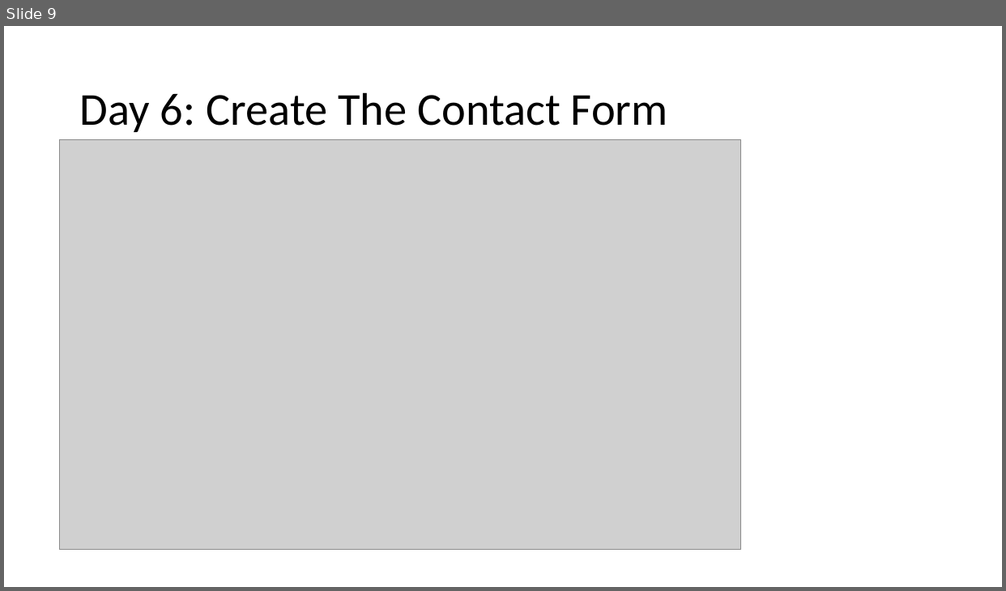
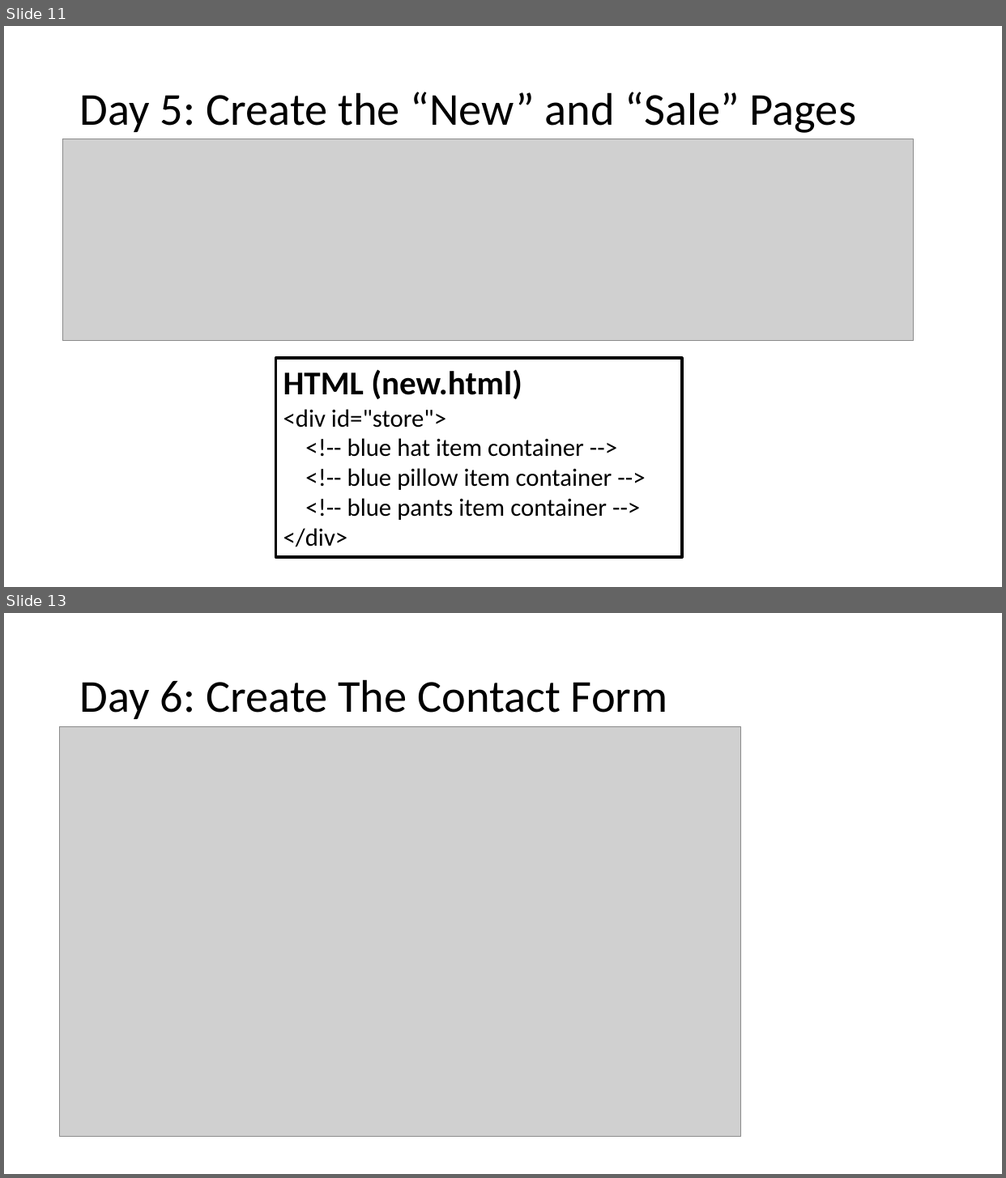
Before and after one commit to MrJoshGross/Course-Curricular-Material, a slide deck: Computer Science Discoveries/Projects/Project 3/Project 3 Checklist.pptx. Shown one above the other, each under a label of ours: slide 9 before the commit, slides 11 and 13 after it; the slides between them are not shown. The pictures are 1006x591 and 1006x1178 pixels, drawn with LibreOffice and Linux fonts; fonts in the diff are those of the drawing; grey boxes stand for pictures. Boxes give left, top, right and bottom in pixels: in the first picture for what was removed or moved away, otherwise in the second. Text is boxed around its words. In the diff, an @@ line names an element or a change of style, - is before the commit and + after.

```diff
--- a/Computer Science Discoveries/Projects/Project 3/Project 3 Checklist.pptx
+++ b/Computer Science Discoveries/Projects/Project 3/Project 3 Checklist.pptx
@@ slide 11 added at (4,26,1002,587), background #FFFFFF @@
@@ title added at (80,92,856,133), 44 pt, text #000000 @@
+Day 5: Create the “New” and “Sale” Pages
@@ picture added at (63,139,914,340) @@
@@ rectangle added at (275,358,682,557), outline #000000 3 pt, 24 pt, text #000000 @@
+HTML (new.html)
+<div id="store">
+<!-- blue hat item container -->
+<!-- blue pillow item container -->
+<!-- blue pants item container -->
+</div>
@@ what was slide 9 is now slide 13 @@
```
Also in this commit, not shown: 1 slide changed, 4 other slides added, 1 other file.
